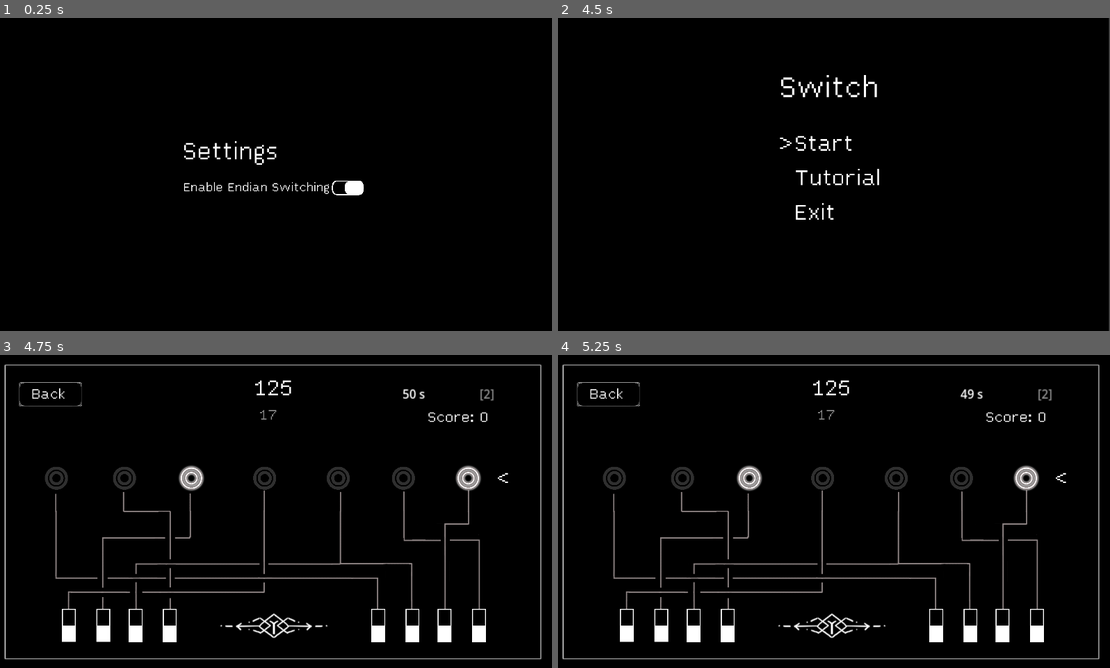
Above: before the commit, frames 1-4 (two rows, left to right).
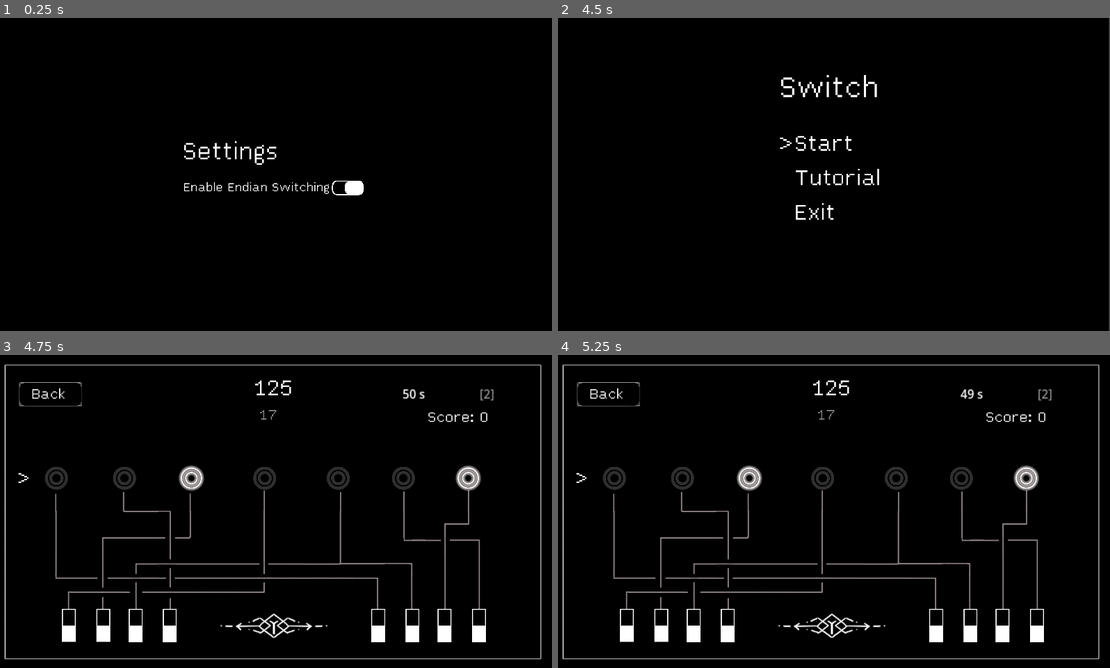
Above: after the commit, the same moments.

Repository: DragonCat4012/Switch
Game: Godot game, scene res://Scenes/OptionsScene.tscn
The game is run twice, just before and just after one commit, with the same random seed, the same clock (stepped at 60 frames per second) and the same inputs. This scene is started directly instead of the project's main scene.
Inputs (mouse positions are in pixels of both pictures, inside the frame that each line leads up to):
- Up to frame 1 (0.25 s): no input
- Up to frame 2 (4.5 s): tap Enter (ui_accept) at 0.5, 0.77, 1.25, 1.52, 2, 2.75, 3.02, 3.5, 3.77 s; move the mouse to (955, 158) at 0.52 s; hold Right (ui_right) 0.53-1.28 s; click (955, 158) at 0.67 s; move the mouse to (718, 190) at 1.27 s; hold Down (ui_down) 1.28-2.03 s; click (718, 190) at 1.42 s; move the mouse to (889, 105) at 2.02 s; hold Right (ui_right) 2.03-2.78 s; click (889, 105) at 2.17 s; move the mouse to (806, 237) at 2.77 s; hold Up (ui_up) 2.78-3.53 s; click (806, 237) at 2.92 s; move the mouse to (999, 221) at 3.52 s; hold Left (ui_left) from 3.53 s (still down); click (999, 221) at 3.67 s; tap Escape (ui_cancel) at 4.15 s; move the mouse to (662, 127) at 4.27 s; click (662, 127) at 4.42 s
- Up to frame 3 (4.75 s): keep holding Left (ui_left); tap Enter (ui_accept) at 4.52 s
- Up to frame 4 (5.25 s): tap Enter (ui_accept) at 5 s; move the mouse to (861, 511) at 5.02 s; release Left (ui_left) at 5.03 s; hold Down (ui_down) from 5.03 s (still down); click (861, 511) at 5.17 s

Frames 1-2 are identical in both runs. In frame 3, less than 0.1% of the frame differs, in the area x 3-93%, y 37-41%; in frame 4, less than 0.1%.

Commit message:
load/save Game Data

Diff:
--- /dev/null
+++ b/JSON.gd
@@ -0,0 +1,57 @@
+const File_name = "user://saves.json"
+
+class JSONHandler:
+	var currentData = {
+		"isEndianSwitchingEnabled": true,
+		"score": 0,
+		"highScore": 0
+	}
+
+	func _init():
+		loadGame()
+
+	func saveGame():
+		var saveDict = {
+			"isEndianSwitchingEnabled": true,
+			"score": 0,
+			"highScore": 0
+		}
+		var file = FileAccess.open(File_name, FileAccess.WRITE)
+
+		saveDict["isEndianSwitchingEnabled"] = currentData["isEndianSwitchingEnabled"]
+		saveDict["score"] = currentData["score"]
+		saveDict["highScore"] = currentData["highScore"]
+
+		print("save")
+		print(saveDict)
+
+		file.store_string(JSON.stringify(saveDict))
+		file.close()
+
+	func loadGame():
+		if FileAccess.file_exists((File_name)):
+			var file = FileAccess.open(File_name, FileAccess.READ)
+			var dict = JSON.parse_string(file.get_as_text())
+			currentData["isEndianSwitchingEnabled"] = dict["isEndianSwitchingEnabled"]
+			currentData["score"] = dict["score"]
+			currentData["highScore"] = dict["highScore"]
+
+	# Getter
+	var endian: bool:
+		get:
+			return currentData["isEndianSwitchingEnabled"]
+
+	var score: int:
+		get:
+			return currentData["score"]
+
+# Update properties
+	func saveScore(score: int):
+		currentData["score"] = score
+		if score > currentData["highScore"]:
+			currentData["highScore"] = score
+		saveGame()
+
+	func updatEndian(status: bool):
+		currentData["isEndianSwitchingEnabled"] = status
+		saveGame()
--- a/Scenes/GameOverScene.gd
+++ b/Scenes/GameOverScene.gd
@@ -1,19 +1,14 @@
 extends Node2D
 
 @onready var scoreLabel = $ColorRect/CenterContainer/VBoxContainer/Label
-const File_name = "user://saves.json"
+const JSONHandler = preload("res://JSON.gd")
+@onready var jsonHandler = JSONHandler.JSONHandler.new()
 
 func _ready():
 	scoreLabel.text = "Your Score: 0"
-	loadOptions()
+	jsonHandler.loadGame()
+	scoreLabel.text = "Your Score: " + str(jsonHandler.score)
 
 func _process(delta):
 	if Input.is_action_just_pressed("ui_cancel") or  Input.is_action_just_pressed("ui_accept"):
 		get_tree().change_scene_to_file("res://Scenes/menu.tscn")
-
-func loadOptions():
-	if FileAccess.file_exists((File_name)):
-		var file = FileAccess.open(File_name, FileAccess.READ)
-		var dict = JSON.parse_string(file.get_as_text())
-		var score = int(dict["Score"])
-		scoreLabel.text = "Your Score: " + str(score)
--- a/Scenes/OptionsScene.gd
+++ b/Scenes/OptionsScene.gd
@@ -1,11 +1,12 @@
 extends Node2D
 
+const JSONHandler = preload("res://JSON.gd")
+@onready var jsonHandler = JSONHandler.JSONHandler.new()
 @onready var endianToggle = $CenterContainer/VBoxContainer/CenterContainer2/VBoxContainer/HBoxContainer/CenterContainer/NinePatchRect
-const File_name = "user://saves.json"
 var isEndianSwitchingEnabled = false
-var saveDict = {
-	"isEndianSwitchingEnabled": true
-}
+
+func _ready():
+	jsonHandler.loadGame()
 
 func _input(event):
 	var x = $CenterContainer/VBoxContainer/CenterContainer2/VBoxContainer/HBoxContainer/CenterContainer/NinePatchRect
@@ -13,19 +14,13 @@
 		if x.get_rect().has_point(to_local(event.position)):
 			print("toggg") # TODO: toggle click not detected
 			isEndianSwitchingEnabled = !isEndianSwitchingEnabled
+			jsonHandler.updatEndian(isEndianSwitchingEnabled)
 			updateEndianSwitch()
 
 func _process(delta):
 	if Input.is_action_just_pressed("ui_cancel"):
-		saveSettings()
+		jsonHandler.saveGame()
 		get_tree().change_scene_to_file("res://Scenes/menu.tscn")
-
-func saveSettings():
-	var file = FileAccess.open(File_name, FileAccess.WRITE)
-	saveDict["isEndianSwitchingEnabled"] = isEndianSwitchingEnabled
-
-	file.store_string(JSON.stringify(saveDict))
-	file.close()
 
 # UI
 func updateEndianSwitch():
--- a/game.gd
+++ b/game.gd
@@ -1,7 +1,8 @@
 extends Node2D
 
 # Settings
-const File_name = "user://saves.json"
+const JSONHandler = preload("res://JSON.gd")
+@onready var jsonHandler = JSONHandler.JSONHandler.new()
 var isEndianSwitchingEnabled = true
 
 # Nodes
@@ -75,7 +76,8 @@
 }
 
 func _ready():
-	loadOptions()
+	jsonHandler.loadGame()
+	isEndianSwitchingEnabled = jsonHandler.endian
 	scoreLabel.text = "Score: 0"
 
 	add_child(timer)
@@ -85,7 +87,7 @@
 
 func _on_timer_timeout():
 	timer.stop()
-	saveSettings()
+	jsonHandler.saveScore(score)
 	get_tree().change_scene_to_file("res://Scenes/GameOver.tscn")
 
 # Called every frame. 'delta' is the elapsed time since the previous frame.
@@ -102,12 +104,6 @@
 	var globalRect = backButton.get_global_rect()
 	if globalRect.has_point(get_global_mouse_position()) and event is InputEventScreenTouch:
 		get_tree().change_scene_to_file("res://Scenes/menu.tscn")
-
-func loadOptions():
-	if FileAccess.file_exists((File_name)):
-		var file = FileAccess.open(File_name, FileAccess.READ)
-		var dict = JSON.parse_string(file.get_as_text())
-		isEndianSwitchingEnabled = bool(dict["isEndianSwitchingEnabled"])
 
 func _init_game():
 	setupt_map()
@@ -231,14 +227,3 @@
 
 func startTimer():
 	timerLeft = 50
-
-func saveSettings():
-	var saveDict = {
-	"isEndianSwitchingEnabled": isEndianSwitchingEnabled
-	}
-
-	var file = FileAccess.open(File_name, FileAccess.WRITE)
-	saveDict["Score"] = score
-
-	file.store_string(JSON.stringify(saveDict))
-	file.close()
